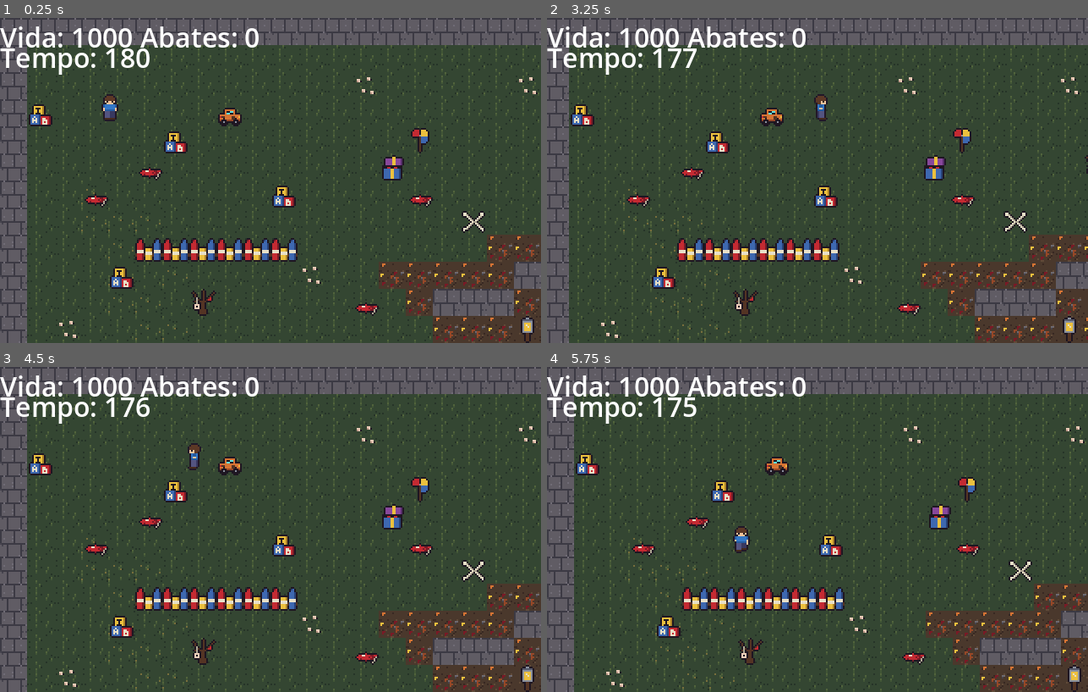
Above: before the commit, frames 1-4 (two rows, left to right).
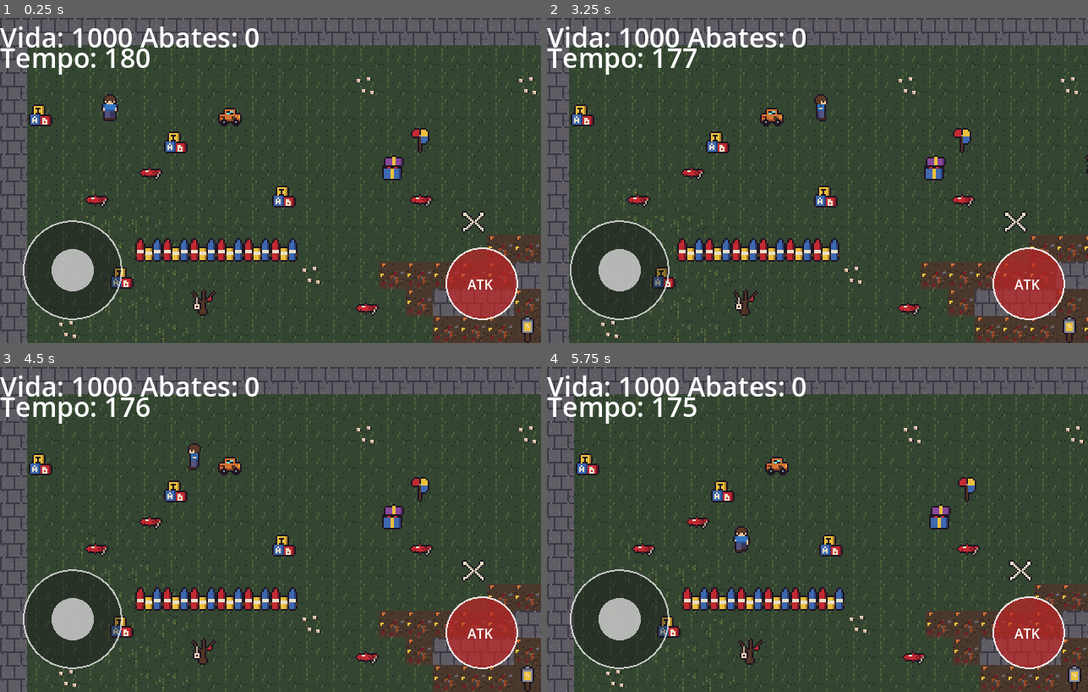
Above: after the commit, the same moments.

Repository: Olivetta21/jd2-olivetta21
Game: Godot game, scene res://scenes/cemiterio.tscn
Same seed, same stepped clock (60 frames per second), same inputs: the game is played once before the commit and once after it.
Inputs (mouse positions are in pixels of both pictures, inside the frame that each line leads up to):
- Up to frame 1 (0.25 s): no input
- Up to frame 2 (3.25 s): tap Enter (ui_accept) at 0.5, 0.77, 0.8, 1.07, 2, 2.3 s; move the mouse to (936, 164) at 0.52 s; hold D (right) 0.53-1.25 s; tap Space (atacar) at 0.6, 2.1 s; click (936, 164) at 0.67 s; drag from (709, 196) to (741, 109) at 1.27 s; move the mouse to (871, 109) at 2.02 s; hold D (right) 2.03-2.75 s; click (871, 109) at 2.17 s; drag from (790, 245) to (828, 112) at 2.77 s
- Up to frame 3 (4.5 s): move the mouse to (432, 578) at 3.52 s; hold A (left) 3.53-4.25 s; tap Enter (ui_accept) at 3.6, 3.77, 4.07 s; click (432, 578) at 3.67 s; drag from (108, 480) to (189, 448) at 4.27 s
- Up to frame 4 (5.75 s): tap Enter (ui_accept) at 5, 5.3 s; move the mouse to (844, 529) at 5.02 s; hold S (down) from 5.03 s (still down); tap Space (atacar) at 5.1 s; click (844, 529) at 5.17 s

The runs differ from the first frame. In frame 1, 3.8% of the frame differs, in the area x 4-96%, y 62-93%; in frame 2, 3.8%; in frame 3, 3.8%; in frame 4, 3.8%.

Commit message:
feat: exportar para web e controles na tela

Diff:
--- a/project.godot
+++ b/project.godot
@@ -76,3 +76,4 @@
 rendering_device/driver.windows="d3d12"
 renderer/rendering_method="gl_compatibility"
 renderer/rendering_method.mobile="gl_compatibility"
+textures/vram_compression/import_etc2_astc=true
--- a/scenes/cemiterio.tscn
+++ b/scenes/cemiterio.tscn
@@ -6,6 +6,7 @@
 [ext_resource type="Script" uid="uid://m3vddknkk5df" path="res://scripts/InimigoChance.gd" id="2_tbjnj"]
 [ext_resource type="PackedScene" uid="uid://irr52n8hfpny" path="res://scenes/inimigo_macaco.tscn" id="3_sl0ah"]
 [ext_resource type="PackedScene" uid="uid://bkak52r1dhrct" path="res://scenes/inimigo.tscn" id="3_xbdxf"]
+[ext_resource type="Script" path="res://scripts/controles_moveis.gd" id="4_controles"]
 
 [sub_resource type="Resource" id="Resource_a6kbn"]
 script = ExtResource("2_tbjnj")
@@ -79,6 +80,16 @@
 
 [node name="HUD" type="CanvasLayer" parent="." unique_id=2046774790]
 
+[node name="ControlesMoveis" type="Control" parent="HUD" groups=["controles_moveis"]]
+layout_mode = 3
+anchors_preset = 15
+anchor_right = 1.0
+anchor_bottom = 1.0
+grow_horizontal = 2
+grow_vertical = 2
+mouse_filter = 0
+script = ExtResource("4_controles")
+
 [node name="Vida" type="Label" parent="HUD" unique_id=344254322]
 offset_right = 40.0
 offset_bottom = 23.0
--- /dev/null
+++ b/scripts/controles_moveis.gd
@@ -0,0 +1,88 @@
+extends Control
+
+const JOYSTICK_RADIUS := 58.0
+const KNOB_RADIUS := 25.0
+const ATTACK_RADIUS := 42.0
+const MARGIN := 28.0
+
+var joystick_center := Vector2.ZERO
+var joystick_knob := Vector2.ZERO
+var joystick_touch := -1
+var attack_touch := -1
+var ataque_solicitado := false
+
+func _ready() -> void:
+	set_anchors_and_offsets_preset(Control.PRESET_FULL_RECT)
+	mouse_filter = Control.MOUSE_FILTER_STOP
+	visible = OS.has_feature("web") or DisplayServer.is_touchscreen_available()
+	_recalcular_posicoes()
+	queue_redraw()
+
+func _notification(what: int) -> void:
+	if what == NOTIFICATION_RESIZED:
+		_recalcular_posicoes()
+		queue_redraw()
+
+func _recalcular_posicoes() -> void:
+	var tamanho := size
+	joystick_center = Vector2(MARGIN + JOYSTICK_RADIUS, tamanho.y - MARGIN - JOYSTICK_RADIUS)
+	if joystick_touch == -1:
+		joystick_knob = joystick_center
+
+func _draw() -> void:
+	if not visible:
+		return
+
+	draw_circle(joystick_center, JOYSTICK_RADIUS, Color(0.1, 0.1, 0.1, 0.45))
+	draw_arc(joystick_center, JOYSTICK_RADIUS, 0.0, TAU, 32, Color(1.0, 1.0, 1.0, 0.7), 2.0)
+	draw_circle(joystick_knob, KNOB_RADIUS, Color(0.85, 0.85, 0.85, 0.8))
+
+	var ataque_center := Vector2(size.x - MARGIN - ATTACK_RADIUS, size.y - MARGIN - ATTACK_RADIUS)
+	draw_circle(ataque_center, ATTACK_RADIUS, Color(0.75, 0.15, 0.15, 0.7))
+	draw_arc(ataque_center, ATTACK_RADIUS, 0.0, TAU, 32, Color(1.0, 1.0, 1.0, 0.85), 2.0)
+	draw_string(ThemeDB.fallback_font, ataque_center - Vector2(17.0, -7.0), "ATK", HORIZONTAL_ALIGNMENT_LEFT, -1, 16, Color.WHITE)
+
+func _gui_input(event: InputEvent) -> void:
+	if event is InputEventScreenTouch:
+		if event.pressed:
+			_iniciar_toque(event.index, event.position)
+		else:
+			_finalizar_toque(event.index)
+	elif event is InputEventScreenDrag:
+		if event.index == joystick_touch:
+			_atualizar_joystick(event.position)
+
+func _iniciar_toque(indice: int, posicao: Vector2) -> void:
+	var ataque_center := Vector2(size.x - MARGIN - ATTACK_RADIUS, size.y - MARGIN - ATTACK_RADIUS)
+	if posicao.distance_to(ataque_center) <= ATTACK_RADIUS and attack_touch == -1:
+		attack_touch = indice
+		ataque_solicitado = true
+	elif posicao.distance_to(joystick_center) <= JOYSTICK_RADIUS * 1.5 and joystick_touch == -1:
+		joystick_touch = indice
+		_atualizar_joystick(posicao)
+
+func _atualizar_joystick(posicao: Vector2) -> void:
+	var deslocamento := posicao - joystick_center
+	if deslocamento.length() > JOYSTICK_RADIUS:
+		deslocamento = deslocamento.normalized() * JOYSTICK_RADIUS
+	joystick_knob = joystick_center + deslocamento
+	queue_redraw()
+
+func _finalizar_toque(indice: int) -> void:
+	if indice == joystick_touch:
+		joystick_touch = -1
+		joystick_knob = joystick_center
+		queue_redraw()
+	elif indice == attack_touch:
+		attack_touch = -1
+
+func get_direction() -> Vector2:
+	if joystick_touch == -1:
+		return Vector2.ZERO
+	return (joystick_knob - joystick_center) / JOYSTICK_RADIUS
+
+func consume_attack() -> bool:
+	if not ataque_solicitado:
+		return false
+	ataque_solicitado = false
+	return true
--- a/scripts/jogador.gd
+++ b/scripts/jogador.gd
@@ -15,6 +15,7 @@
 @onready var anim: AnimatedSprite2D = $AnimatedSprite2D
 @onready var ataque: Area2D = $Ataque
 @onready var anim_golpe: AnimatedSprite2D = $Ataque/AnimatedSprite2D
+@onready var controles_moveis: Control = get_tree().get_first_node_in_group("controles_moveis") as Control
 
 var status: PlayerState = PlayerState.IDLE
 var invencivel := false
@@ -71,7 +72,7 @@
 	move_and_slide()
 
 func estado_parado() -> void:
-	if Input.is_action_just_pressed("atacar"):
+	if ataque_solicitado():
 		mudar_estado(PlayerState.ATTACK)
 		return
 
@@ -80,7 +81,7 @@
 		mudar_estado(PlayerState.MOVING)
 
 func estado_movendo() -> void:
-	if Input.is_action_just_pressed("atacar"):
+	if ataque_solicitado():
 		mudar_estado(PlayerState.ATTACK)
 		return
 
@@ -100,7 +101,7 @@
 		return
 
 	anim_golpe.visible = false
-	var proximo_estado := PlayerState.MOVING if Input.get_vector("left", "right", "up", "down") != Vector2.ZERO else PlayerState.IDLE
+	var proximo_estado := PlayerState.MOVING if get_direcao() != Vector2.ZERO else PlayerState.IDLE
 	mudar_estado(proximo_estado)
 
 func estado_ferido(delta: float) -> void:
@@ -109,11 +110,11 @@
 	if tempo_no_estado >= TEMPO_HURT:
 		invencivel = false
 		modulate.a = 1.0
-		var proximo_estado := PlayerState.MOVING if Input.get_vector("left", "right", "up", "down") != Vector2.ZERO else PlayerState.IDLE
+		var proximo_estado := PlayerState.MOVING if get_direcao() != Vector2.ZERO else PlayerState.IDLE
 		mudar_estado(proximo_estado)
 
 func ler_direcao() -> Vector2:
-	var direcao := Input.get_vector("left", "right", "up", "down")
+	var direcao := get_direcao()
 	velocity = direcao * velocidade
 
 	if direcao == Vector2.ZERO:
@@ -124,6 +125,19 @@
 		anim.play("baixo" if direcao.y > 0 else "cima")
 
 	return direcao
+
+func get_direcao() -> Vector2:
+	var direcao := Input.get_vector("left", "right", "up", "down")
+	if controles_moveis != null:
+		var direcao_toque: Vector2 = controles_moveis.get_direction()
+		if direcao_toque != Vector2.ZERO:
+			return direcao_toque
+	return direcao
+
+func ataque_solicitado() -> bool:
+	if Input.is_action_just_pressed("atacar"):
+		return true
+	return controles_moveis != null and controles_moveis.consume_attack()
 
 func aplicar_dano_do_ataque() -> void:
 	for alvo in ataque.get_overlapping_bodies():
Not shown, added: export_presets.cfg
Not shown, added: scripts/controles_moveis.gd.uid
